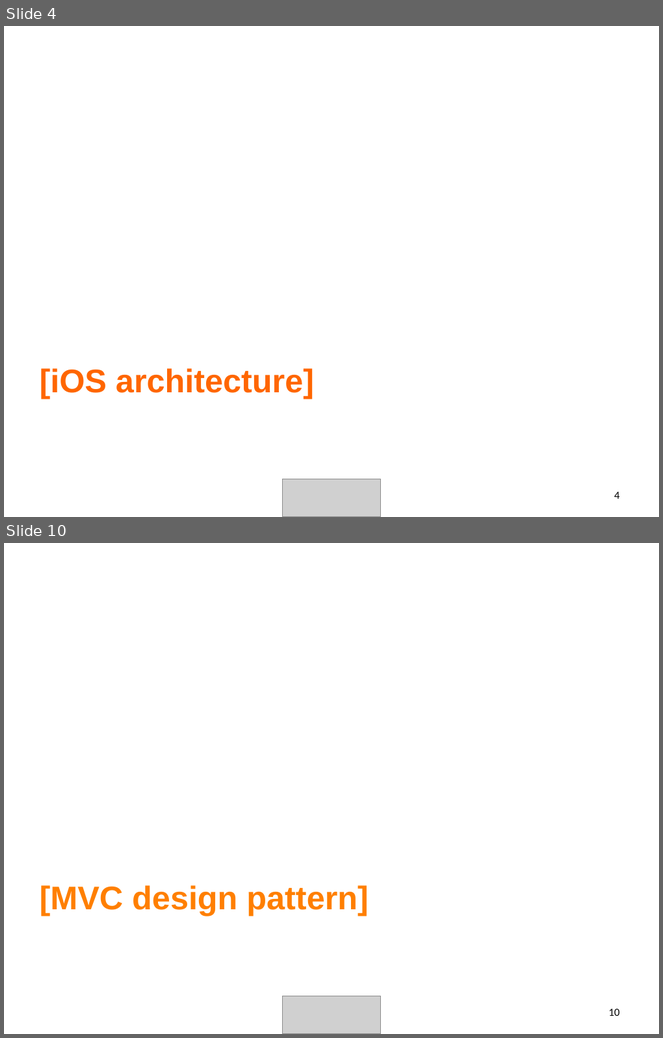
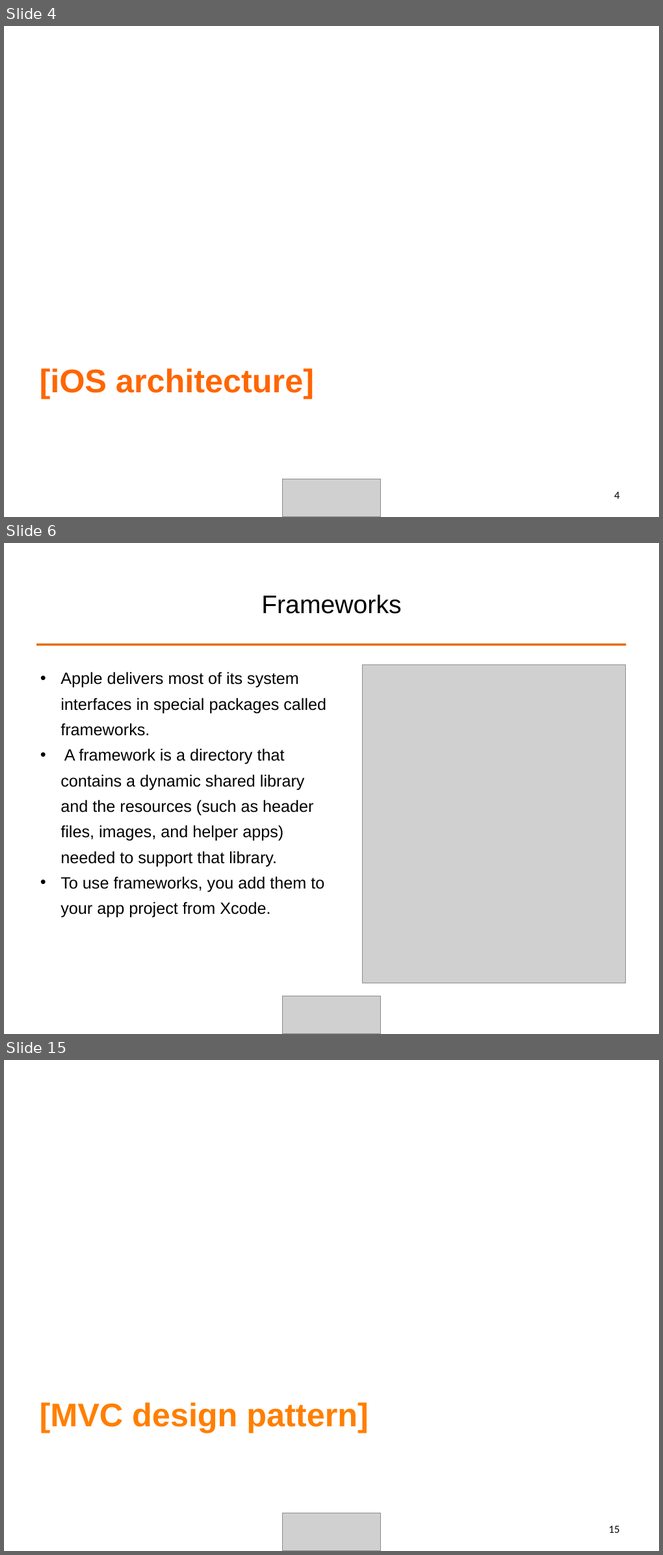
Before and after one commit to ALPHACamp/Camp-3-iOS-Dev, a slide deck: Class presentation/Week2 - Shyne/10-13-2014.ppt. Shown one above the other, each under a label of ours: slides 4 and 10 before the commit, slides 4, 6 and 15 after it; the slides between them are not shown. The pictures are 663x1038 and 663x1555 pixels, drawn with LibreOffice and Linux fonts; fonts in the diff are those of the drawing; grey boxes stand for pictures. Boxes give left, top, right and bottom in pixels: in the first picture for what was removed or moved away, otherwise in the second. Text is boxed around its words. In the diff, an @@ line names an element or a change of style, - is before the commit and + after.

```diff
--- a/Class presentation/Week2 - Shyne/10-13-2014.ppt
+++ b/Class presentation/Week2 - Shyne/10-13-2014.ppt
@@ slide 6 added at <box>4,543,659,1034</box>, background #FFFFFF @@
@@ title added at <box>261,594,401,614</box>, 28 pt, text #000000 @@
+Frameworks
@@ line added from (36, 644) to (627, 644), #E46C0A 2.49 pt @@
@@ text added at <box>61,672,326,918</box>, 18 pt, text #000000 @@
+• Apple delivers most of its system interfaces in special packages called frameworks.
+• A framework is a directory that contains a dynamic shared library and the resources (such as header files, images, and helper apps) needed to support that library.
+• To use frameworks, you add them to your app project from Xcode.
@@ picture added at <box>362,665,626,983</box> @@
@@ picture added at <box>282,997,381,1034</box> @@
@@ what was slide 10 is now slide 15 @@
@@ page number at <box>609,1526,620,1533</box>: text changed @@
-10
+15
```
Also in this commit, not shown: 2 slides changed, 14 other slides added, 8 slides removed, 3 other files.
